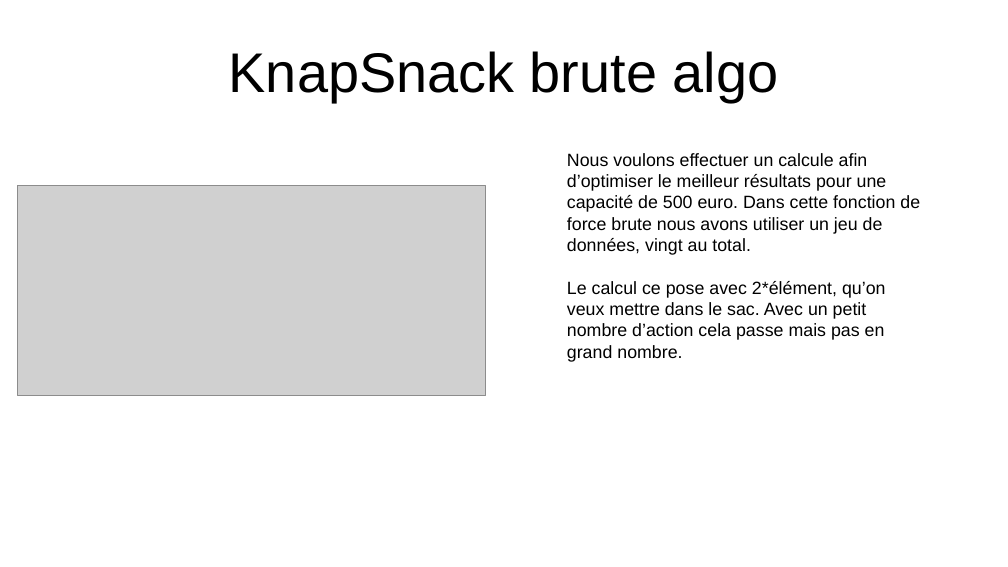
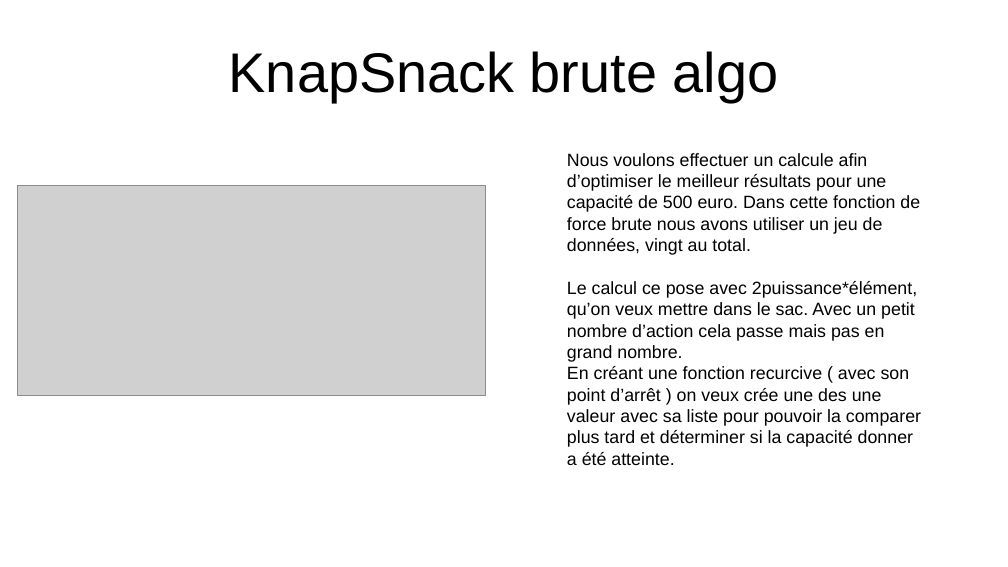
Before and after one commit to MekkiZ/Algo-Knapsack-custom, a slide deck: slide 1 of DiapoOC7.odp. Drawn at 1008x567 pixels with LibreOffice and Linux fonts; fonts in the diff are those of the drawing; grey boxes stand for pictures. Boxes give left, top, right and bottom in pixels: in the first picture for what was removed or moved away, otherwise in the second. Text is boxed around its words. In the diff, an @@ line names an element or a change of style, - is before the commit and + after.

Commit message:
version final avec pep8 et le fichier powerpoint

```diff
--- a/DiapoOC7.odp
+++ b/DiapoOC7.odp
@@ text at <box>567,281,921,465</box>: text changed @@
-Le calcul ce pose avec 2*élément, qu’on veux mettre dans le sac. Avec un petit nombre d’action cela passe mais pas en grand nombre.
+Le calcul ce pose avec 2puissance*élément, qu’on veux mettre dans le sac. Avec un petit nombre d’action cela passe mais pas en grand nombre.
+En créant une fonction recurcive ( avec son point d’arrêt ) on veux crée une des une valeur avec sa liste pour pouvoir la comparer plus tard et déterminer si la capacité donner a été atteinte.
```
Also in this commit, not shown: 5 slides added, 6 other files.
